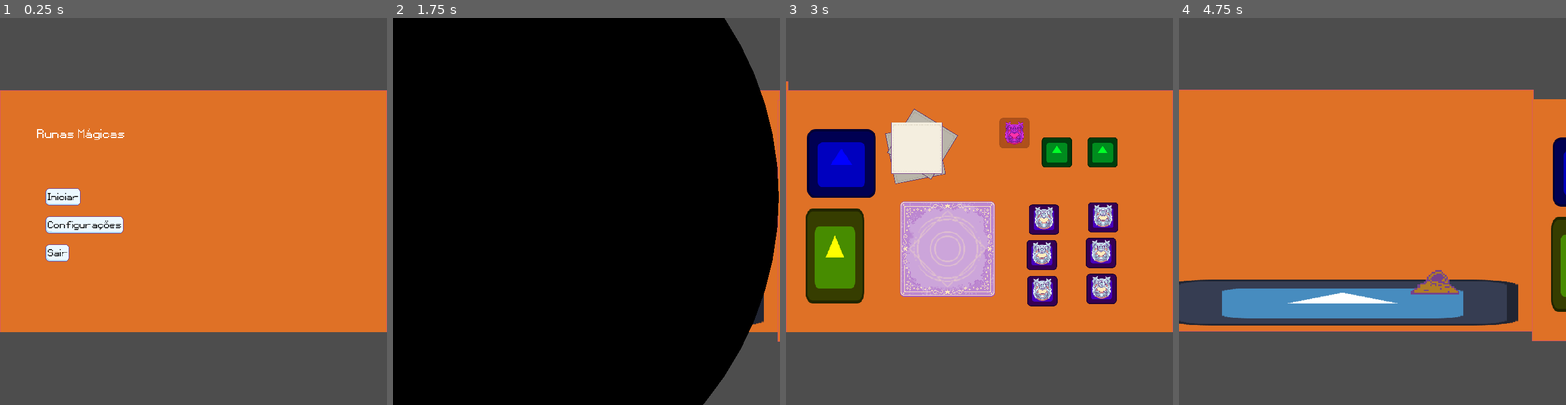
Above: before the commit, frames 1-4 (left to right).
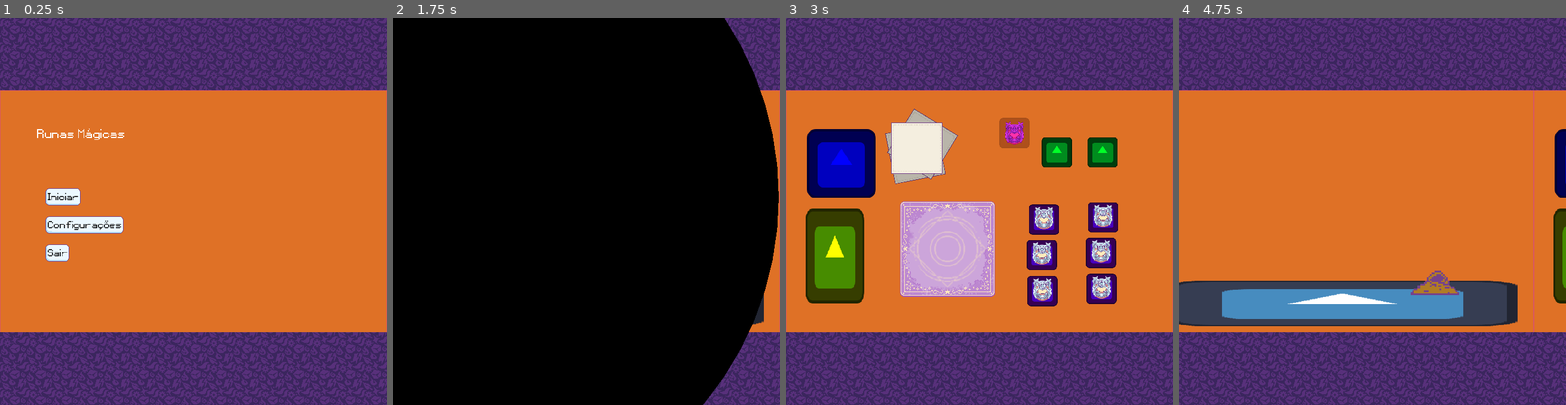
Above: after the commit, the same moments.

Repository: luankaike-code/felpo-jam-2026
Game: Godot game, scene res://scenes/screens/root_game.tscn
The game is run twice, just before and just after one commit, with the same random seed, the same clock (stepped at 60 frames per second) and the same inputs. The engine's default icon, where the game draws it, is replaced by a stand-in: a white triangle on a blue panel in a dark square.
Inputs (mouse positions are in pixels of both pictures, inside the frame that each line leads up to):
- Up to frame 1 (0.25 s): no input
- Up to frame 2 (1.75 s): tap Enter (ui_accept) at 0.5, 0.77 s; move the mouse to (671, 192) at 0.52 s; click (671, 192) at 0.67 s; click (454, 196) at 1.27 s
- Up to frame 3 (3 s): drag from (902, 230) to (960, 288) at 2.02 s; tap Enter (ui_accept) at 2.75 s; move the mouse to (1018, 126) at 2.77 s; click (1018, 126) at 2.92 s
- Up to frame 4 (4.75 s): tap Enter (ui_accept) at 3.5, 4.25, 4.52 s; drag from (1229, 257) to (1449, 153) at 3.52 s; move the mouse to (1488, 269) at 4.27 s; click (1488, 269) at 4.42 s

The runs differ from the first frame. In frame 1, 38% of the frame differs, in the area x 0-100%, y 0-100%; in frame 2, 4.4%; in frame 3, 38%; in frame 4, 40%.

Commit message:
Add borders

Diff:
--- a/felpojam-2026-game-code/scenes/locals/local.tscn
+++ b/felpojam-2026-game-code/scenes/locals/local.tscn
@@ -2,11 +2,26 @@
 
 [ext_resource type="Script" uid="uid://86ht7a2uk683" path="res://scripts/local.gd" id="1_tbocu"]
 [ext_resource type="Texture2D" uid="uid://d4a7d3bn184ph" path="res://assets/images/bg_teste.png" id="2_tbocu"]
+[ext_resource type="Texture2D" uid="uid://c50ympa6qd2fl" path="res://assets/images/image.png" id="2_vpo2k"]
 
 [node name="Local" type="Node2D" unique_id=1423880516]
 script = ExtResource("1_tbocu")
 metadata/_custom_type_script = "uid://86ht7a2uk683"
 
+[node name="Sprite2D2" type="Sprite2D" parent="." unique_id=33390413]
+texture_repeat = 2
+position = Vector2(0, 465)
+texture = ExtResource("2_vpo2k")
+region_enabled = true
+region_rect = Rect2(0, 0, 720, 480)
+
 [node name="Icon" type="Sprite2D" parent="." unique_id=1443372050]
 z_index = -4000
 texture = ExtResource("2_tbocu")
+
+[node name="Sprite2D3" type="Sprite2D" parent="." unique_id=1015827000]
+texture_repeat = 2
+position = Vector2(0, -465)
+texture = ExtResource("2_vpo2k")
+region_enabled = true
+region_rect = Rect2(0, 0, 720, 480)
--- a/felpojam-2026-game-code/scenes/screens/game.tscn
+++ b/felpojam-2026-game-code/scenes/screens/game.tscn
@@ -10,5 +10,5 @@
 
 [node name="ClientLocal" parent="." unique_id=564590170 instance=ExtResource("3_xrk1x")]
 
-[node name="CraftLocal" parent="." unique_id=356713384 instance=ExtResource("4_ln6eb")]
-position = Vector2(716, 17)
+[node name="CraftLocal" parent="." unique_id=1460891692 instance=ExtResource("4_ln6eb")]
+position = Vector2(720, 0)
Binary file added: felpojam-2026-game-code/assets/images/image.png
Not shown, added: felpojam-2026-game-code/assets/images/image.png.import
Binary file added: felpojam-2026-game-code/assets/images/texture.png
Not shown, added: felpojam-2026-game-code/assets/images/texture.png.import
